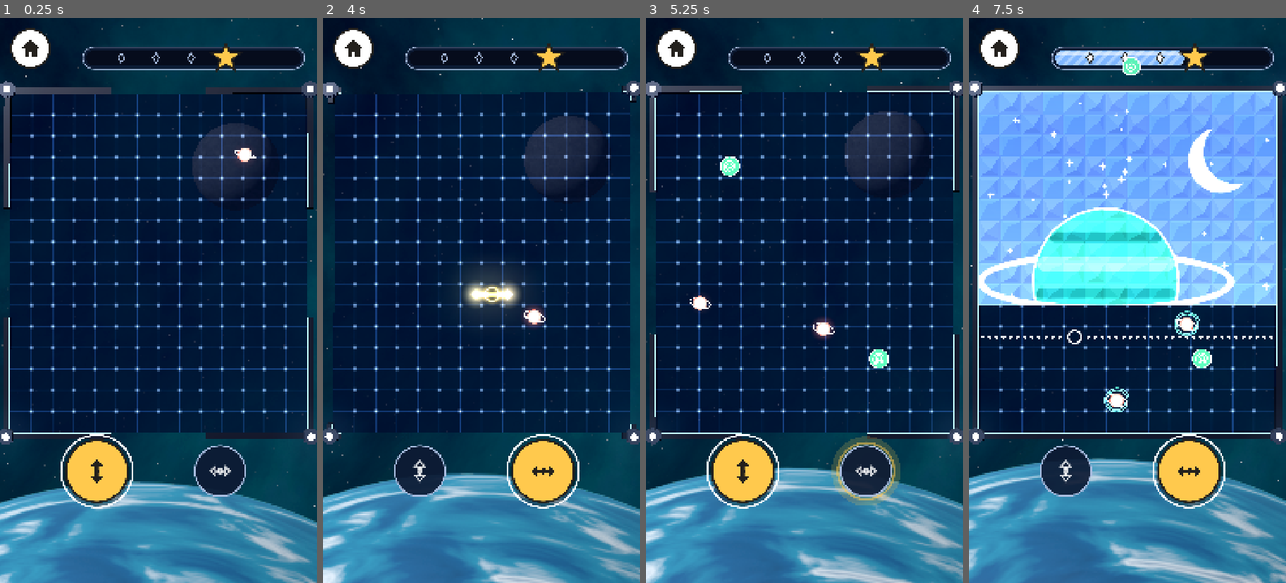
Above: before the commit, frames 1-4 (left to right).
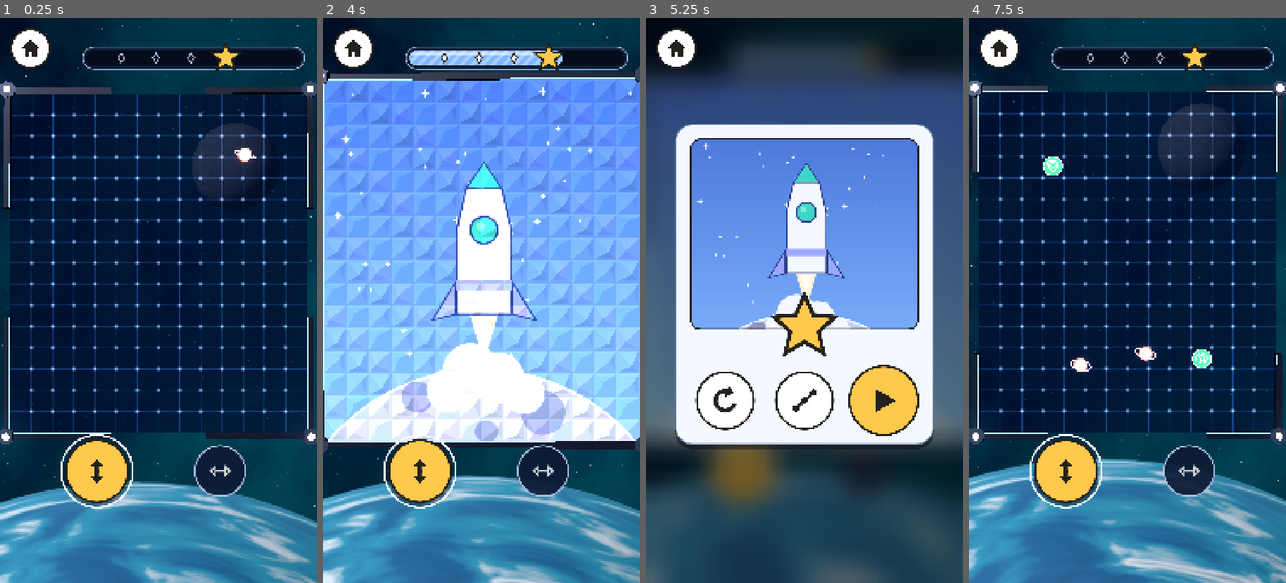
Above: after the commit, the same moments.

Repository: Matswm86/mwm-orb-fence
Game: Godot game, scene res://tests/capture.tscn
Same seed, same stepped clock (60 frames per second), same inputs: the game is played once before the commit and once after it. This scene is started directly instead of the project's main scene.
Inputs (mouse positions are in pixels of both pictures, inside the frame that each line leads up to):
- Up to frame 1 (0.25 s): no input
- Up to frame 2 (4 s): move the mouse to (551, 272) at 0.52 s; click (551, 272) at 0.67 s; drag from (418, 328) to (465, 413) at 1.27 s; move the mouse to (513, 176) at 2.02 s; click (513, 176) at 2.17 s; drag from (465, 413) to (386, 215) at 2.77 s; move the mouse to (576, 385) at 3.52 s; click (576, 385) at 3.67 s
- Up to frame 3 (5.25 s): drag from (709, 215) to (756, 159) at 4.27 s; move the mouse to (820, 300) at 5.02 s; click (820, 300) at 5.17 s
- Up to frame 4 (7.5 s): drag from (1079, 159) to (1064, 328) at 5.77 s; move the mouse to (1197, 272) at 6.52 s; click (1197, 272) at 6.67 s; drag from (1064, 328) to (1111, 413) at 7.27 s

The runs differ from the first frame. In frame 1, less than 0.1% of the frame differs, in the area x 68-71%, y 79-81%; in frame 2, 74%; in frame 3, 93%, in the area x 0-100%, y 0-100%; in frame 4, 44%.

Commit message:
Fix QA slice findings 1-8: child's direction choice sticks, home disc no longer arms from the field
- Level 1 starts on up-down; the onboarding hand shows a line in the
  chosen direction and never changes it; it stops once the child taps a
  direction button or touches the field.
- The home disc touch area stops at the field's top edge (still 216 px
  or more), so a wall touch under a deep camera cutout never arms home.
- Settings pills are 140 px tall.
- Shell level 3 win card centres replay and map when there is no next.
- The unchosen up-down / side-side icon is a clean outlined double arrow.
- Capture bot: pass/fail checks for the above, exits 1 on a failure;
  03_level1_gameplay is taken while the first wall grows.
- GDD 10.2: vibration is not in this build (needs a permission).

Co-Authored-By: Claude Opus 5.5 <noreply@anthropic.com>

Diff:
--- a/scripts/OfDirButtons.gd
+++ b/scripts/OfDirButtons.gd
@@ -97,18 +97,15 @@
 			_outline_arrow(ICONS[i], c, r2 * 0.62, Color(WHITE, 0.8))
 
 
-## Outline version of the double arrow for the unchosen disc.
+## Outline version of the double arrow for the unchosen disc: the same
+## shape as the chosen icon (one bar, two heads), drawn as a thin outline.
 func _outline_arrow(name: String, c: Vector2, s: float, col: Color) -> void:
 	var ax := Vector2(0.0, 1.0) if name == "updown" else Vector2(1.0, 0.0)
 	var px := Vector2(-ax.y, ax.x)
 	var half_len: float = s * 0.62
-	draw_line(c - ax * half_len * 0.45, c + ax * half_len * 0.45, col, 4.0, true)
-	draw_line(
-		c - ax * half_len * 0.45 + px * s * 0.07, c + ax * half_len * 0.45 + px * s * 0.07, col, 3.0
-	)
+	draw_line(c - ax * half_len * 0.45, c + ax * half_len * 0.45, col, 5.0, true)
 	for sgn: float in [-1.0, 1.0]:
 		var tip: Vector2 = c + ax * half_len * sgn
 		var base: Vector2 = c + ax * half_len * 0.45 * sgn
 		var tri := PackedVector2Array([tip, base + px * s * 0.32, base - px * s * 0.32, tip])
 		draw_polyline(tri, col, 4.0, true)
-	draw_arc(c, s * 0.15, 0.0, TAU, 24, col, 4.0, true)
--- a/scripts/OfMain.gd
+++ b/scripts/OfMain.gd
@@ -107,16 +107,19 @@
 
 
 ## Home disc and gear move below a camera cutout; their touch areas still run
-## to the screen corner (copied from ball-connect 7ad7d50). The HUD row
-## moves down too, but only into the spare sky above the bottom-anchored
-## field, so it never covers the frame on a 16:9 screen.
+## to the screen corner (copied from ball-connect 7ad7d50). The home touch
+## area stops at the field's top edge, so a touch in the field never arms
+## the home disc; it stays at least HOME_HIT tall. The HUD row moves down
+## too, but only into the spare sky above the bottom-anchored field, so it
+## never covers the frame on a 16:9 screen.
 func apply_safe_area() -> void:
 	var dy: float = maxf(0.0, safe_top_inset() - TOP_ROW_CLEAR)
+	var vs: Vector2 = get_viewport().get_visible_rect().size
+	var field_top: float = vs.y - OfBalance.DESIGN_H + OfBalance.FIELD_ORIGIN.y
 	home.position = Vector2.ZERO
-	home.size = Vector2(HOME_HIT, HOME_HIT + dy)
+	home.size = Vector2(HOME_HIT, maxf(HOME_HIT, minf(HOME_HIT + dy, field_top)))
 	home.disc_center = Vector2(104.0, 104.0 + dy)
 	home.queue_redraw()
-	var vs: Vector2 = get_viewport().get_visible_rect().size
 	var hud_dy: float = minf(dy, maxf(0.0, vs.y - OfBalance.DESIGN_H) + 8.0)
 	top_frame.position = Vector2((vs.x - OfBalance.DESIGN_W) * 0.5, hud_dy)
 	map.set_safe_dy(dy, center_frame.position)
--- a/scripts/OfPlay.gd
+++ b/scripts/OfPlay.gd
@@ -56,6 +56,8 @@
 var _last_hint_t: float = -99.0
 var _hints_shown: int = 0
 var _touched_field: bool = false
+## The child tapped a direction button: the onboarding hand stops for good.
+var _touched_dir: bool = false
 var _turn_pulse_done: bool = false
 var _hand_line: Dictionary = {}
 var _hand_ghost: bool = false
@@ -151,6 +153,7 @@
 	_last_hint_t = -99.0
 	_hints_shown = 0
 	_touched_field = false
+	_touched_dir = false
 	_turn_pulse_done = false
 	_hand_line = {}
 	_hand_ghost = false
@@ -275,16 +278,19 @@
 
 
 func _update_hints() -> void:
-	# Onboarding hand: level 1, until the child first touches the field.
+	# Onboarding hand: level 1, until the child first touches the field or a
+	# direction button. It shows a line in the CURRENTLY chosen direction and
+	# never changes the choice (GDD 3.3: up-down is pre-chosen).
 	var want_hand: bool = (
 		level_id == 1
 		and not _touched_field
+		and not _touched_dir
 		and sim.walls_started == 0
 		and _level_t >= OfBalance.HAND_FIRST_S
 		and not autopilot
 	)
 	if want_hand and not fx.hand_visible:
-		_hand_line = sim.best_line(-1, true)
+		_hand_line = sim.best_line(buttons.chosen, true)
 		fx.restart_hand()
 	fx.hand_visible = want_hand and not _hand_line.is_empty()
 	if fx.hand_visible:
@@ -292,7 +298,6 @@
 		var pressing: bool = fx.hand_pressing()
 		if pressing and not _hand_ghost and _field_ptr < 0:
 			_hand_ghost = true
-			buttons.chosen = 0 if bool(_hand_line["vertical"]) else 1
 			_show_ghost_for(_hand_line["origin"], true)
 			_ghost_cell = Vector2i(-1, -1)
 		elif not pressing and _hand_ghost:
@@ -371,6 +376,7 @@
 	var b: int = OfDirButtons.hit(p)
 	if b >= 0:
 		_btn_ptr[st.index] = b
+		_touched_dir = true
 		buttons.set_down(b, true)
 		sfx.play("tap")
 		return
--- a/scripts/OfSettings.gd
+++ b/scripts/OfSettings.gd
@@ -46,12 +46,12 @@
 	close.tapped.connect(func() -> void: closed.emit())
 	add_child(close)
 	_label("Vanskelighet", Vector2(150, 560))
-	_lett = _button("Lett", Rect2(150, 630, 360, 120))
-	_vanlig = _button("Vanlig", Rect2(570, 630, 360, 120))
+	_lett = _button("Lett", Rect2(150, 620, 360, 140))
+	_vanlig = _button("Vanlig", Rect2(570, 620, 360, 140))
 	_lett.pressed.connect(func() -> void: _set_easy(true))
 	_vanlig.pressed.connect(func() -> void: _set_easy(false))
 	_label("Lyd", Vector2(150, 820))
-	_sound = _button("", Rect2(570, 790, 360, 120))
+	_sound = _button("", Rect2(570, 780, 360, 140))
 	_sound.pressed.connect(
 		func() -> void:
 			OrbFence.set_sfx_on(not OrbFence.sfx_on)
@@ -65,7 +65,7 @@
 			OrbFence.save_game()
 			sfx_preview.emit()
 	)
-	_music = _button("", Rect2(570, 1060, 360, 120))
+	_music = _button("", Rect2(570, 1050, 360, 140))
 	_music.pressed.connect(
 		func() -> void:
 			OrbFence.set_music_on(not OrbFence.music_on)
@@ -75,7 +75,7 @@
 	_music_slider.value_changed.connect(func(v: float) -> void: OrbFence.set_music_volume(v, false))
 	_music_slider.drag_ended.connect(func(_changed: bool) -> void: OrbFence.save_game())
 	_label("Mindre bevegelse", Vector2(150, 1380))
-	_motion = _button("", Rect2(570, 1350, 360, 120))
+	_motion = _button("", Rect2(570, 1340, 360, 140))
 	_motion.pressed.connect(
 		func() -> void:
 			OrbFence.set_less_motion(not OrbFence.less_motion)
--- a/scripts/OfWinCard.gd
+++ b/scripts/OfWinCard.gd
@@ -106,6 +106,11 @@
 func show_card(picture: Texture2D, has_next: bool) -> void:
 	_pic.texture = picture
 	_next.visible = has_next
+	# Without a next disc, replay and map sit centred as a pair.
+	var replay_x: float = 270.0 if has_next else 360.0
+	var map_x: float = 540.0 if has_next else 720.0
+	_replay.position.x = replay_x - _replay.size.x * 0.5
+	_map.position.x = map_x - _map.size.x * 0.5
 	_t = 0.0
 	visible = true
 	modulate.a = 1.0 if less_motion else 0.0
--- a/tests/capture.gd
+++ b/tests/capture.gd
@@ -17,6 +17,7 @@
 
 var out_dir: String = OS.get_environment("CAPTURE_DIR")
 var main: OfMain
+var _fails: int = 0
 
 
 func _ready() -> void:
@@ -40,25 +41,51 @@
 			await _phase_shell()
 		_:
 			await _phase_shots()
-	print("CAPTURE DONE in %.1f s" % ((Time.get_ticks_msec() - t0) / 1000.0))
+	print(
+		(
+			"CAPTURE DONE in %.1f s, checks failed: %d"
+			% [(Time.get_ticks_msec() - t0) / 1000.0, _fails]
+		)
+	)
 	Engine.time_scale = 1.0
-	get_tree().quit()
+	get_tree().quit(1 if _fails > 0 else 0)
+
+
+func _check(what: String, ok: bool) -> void:
+	print(("CHECK ok   " if ok else "CHECK FAIL ") + what)
+	if not ok:
+		_fails += 1
 
 
 func _phase_shots() -> void:
 	var play: OfPlay = main.play
 	print("first launch opened screen=%s level=%d" % [main.screen, play.level_id])
-	await _wait_s(1.9)
+	_check("level 1 starts with up-down chosen", play.buttons.chosen == 0)
+	# The hand runs through press loops on its own: it must never change the
+	# chosen direction (QA 2026-10-06 finding 1).
+	var flipped: bool = false
+	var start: int = Time.get_ticks_msec()
+	while Time.get_ticks_msec() - start < 1900:
+		await get_tree().process_frame
+		flipped = flipped or play.buttons.chosen != 0
 	await _shot("01_level1_start_hand")
 	print("hand visible=%s at %s" % [play.fx.hand_visible, play.fx.hand_at])
+	_check("hand runs on level 1 start", play.fx.hand_visible)
+	_check("hand line is up-down", bool(play._hand_line.get("vertical", false)))
+	_check("hand alone never changed the direction (1.9 s)", not flipped)
+	await _dir_sticks_test(play)
 	await _touch_test(play)
-	# Level 1 gameplay after a couple of walls.
+	# Level 1 gameplay: shot while the first wall grows, before it can clear
+	# the level (one wall can clear level 1).
 	main.open_level(1)
 	play.autopilot = true
-	await _until(func() -> bool: return play.sim.walls_done >= 1 and play.sim.wall != null, 20.0)
-	await _wait_game(0.18)
+	await _until(func() -> bool: return play.sim.wall != null and play.sim.wall.age > 0.12, 20.0)
 	play.autopilot = false
 	await _shot("03_level1_gameplay")
+	_check(
+		"03 shows gameplay (state PLAY, no win card)",
+		play.sim.state == OfSim.State.PLAY and not play.card_visible()
+	)
 	# Level 3 mid-capture (hero scene, world1_mock.png): about a third
 	# captured, a wall growing, Snegl tokens out.
 	await _hero_level3(play)
@@ -138,10 +165,31 @@
 	print("pause: paused=%s -> after tap paused=%s" % [was_paused, play.paused])
 
 
+## Regression for QA finding 1: while the onboarding hand runs, the child
+## taps side-side; the choice must hold for at least 1 s and the hand stops.
+func _dir_sticks_test(play: OfPlay) -> void:
+	_touch(1, OfBalance.DIR_CENTERS[1], true)
+	await _frames(3)
+	_touch(1, OfBalance.DIR_CENTERS[1], false)
+	await _frames(2)
+	_check("side-side tap chooses side-side", play.buttons.chosen == 1)
+	var held: bool = true
+	var start: int = Time.get_ticks_msec()
+	while Time.get_ticks_msec() - start < 1300:
+		await get_tree().process_frame
+		held = held and play.buttons.chosen == 1
+	_check("side-side choice sticks for 1.3 s after the tap", held)
+	_check("hand stopped after the direction tap", not play.fx.hand_visible)
+	# Back to up-down so 02a/02b show a real turn.
+	play.buttons.chosen = 0
+	await _frames(2)
+
+
 ## A real touch through Input: press in the field, hold (ghost), drag one
 ## cell, tap the side-side button with a second finger (ghost turns),
 ## release (wall starts). Then a touch in the wrist strip does nothing.
 func _touch_test(play: OfPlay) -> void:
+	_check("02a starts from up-down", play.buttons.chosen == 0)
 	var p := Vector2(540, 900)
 	_touch(0, p, true)
 	await _frames(4)
@@ -157,6 +205,7 @@
 		)
 	)
 	await _shot("02a_ghost_updown")
+	_check("02a ghost is vertical", play.fx.ghost_vertical)
 	_touch(1, OfBalance.DIR_CENTERS[1], true)
 	await _frames(3)
 	_touch(1, OfBalance.DIR_CENTERS[1], false)
@@ -168,6 +217,7 @@
 		)
 	)
 	await _shot("02b_ghost_turned_sideside")
+	_check("02b ghost turned horizontal", not play.fx.ghost_vertical)
 	var walls0: int = play.sim.walls_started
 	_touch(0, p, false)
 	await _frames(6)
@@ -227,6 +277,32 @@
 	await _wait_s(1.4)
 	await _shot("12_inset_play")
 	print("home disc centre %s, hit size %s" % [main.home.disc_center, main.home.size])
+	var field_top: float = main.bottom_frame.position.y + OfBalance.FIELD_ORIGIN.y
+	_check(
+		"home hit stays >= 200 px and above the field top (%.0f)" % field_top,
+		main.home.size.x >= 200.0 and main.home.size.y >= 200.0 and main.home.size.y <= field_top
+	)
+	# QA finding 2: a touch in field cells c0-c2 just under the cutout starts
+	# a wall but must not arm the home guard; a second tap must not leave.
+	var play: OfPlay = main.play
+	var spot := Vector2(150, 285)
+	var walls0: int = play.sim.walls_started
+	_touch(0, spot, true)
+	await _frames(3)
+	_check("overlap touch shows a ghost", play.fx.ghost_visible)
+	_touch(0, spot, false)
+	await _frames(3)
+	_check("overlap touch starts a wall", play.sim.walls_started == walls0 + 1)
+	_check("overlap touch does not arm home", not main.home.is_guarding())
+	await _wait_s(0.7)
+	_touch(0, spot, true)
+	await _frames(3)
+	_touch(0, spot, false)
+	await _frames(3)
+	_check(
+		"second overlap tap stays in play, home not armed",
+		main.screen == "play" and not main.home.is_guarding()
+	)
 	main.open_map()
 	await _wait_s(1.0)
 	await _shot("13_inset_map")
@@ -271,6 +347,14 @@
 			% [shown, free_done[0], main.play.win_card.has_next()]
 		)
 	)
+	var wc: OfWinCard = main.play.win_card
+	_check(
+		"shell L3 card: replay and map centred as a pair",
+		(
+			is_equal_approx(wc._replay.position.x + wc._replay.size.x * 0.5, 360.0)
+			and is_equal_approx(wc._map.position.x + wc._map.size.x * 0.5, 720.0)
+		)
+	)
 	Engine.remove_meta(&"mwm_play_shell")
 
 
Not shown, changed: docs/GDD.md
